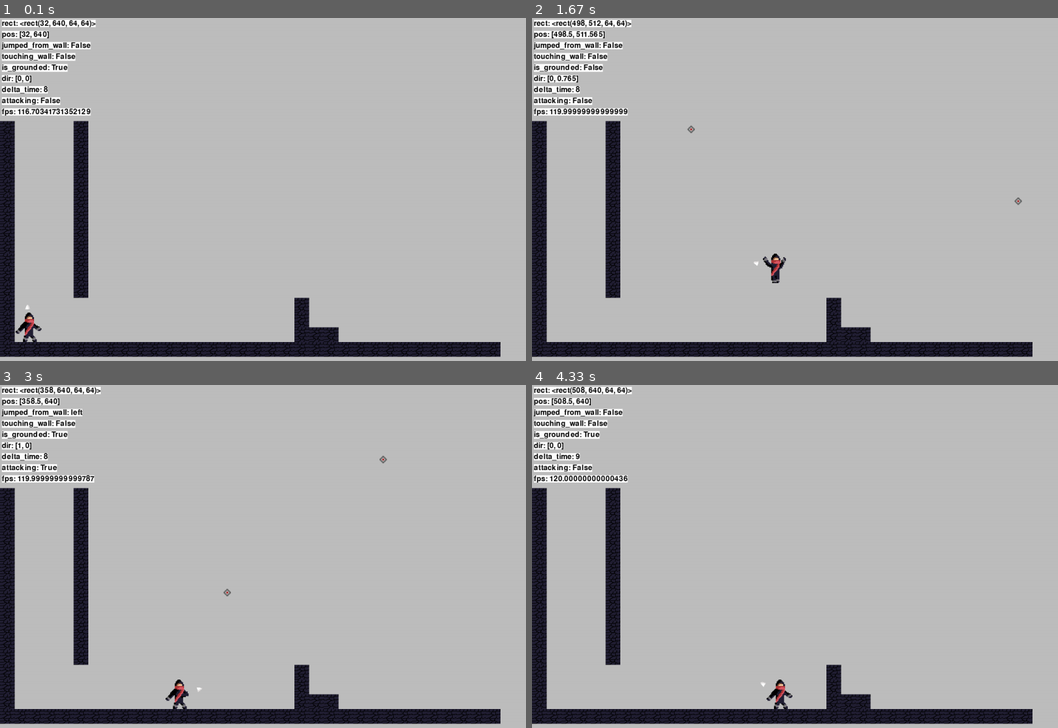
Above: before the commit, frames 1-4 (two rows, left to right).
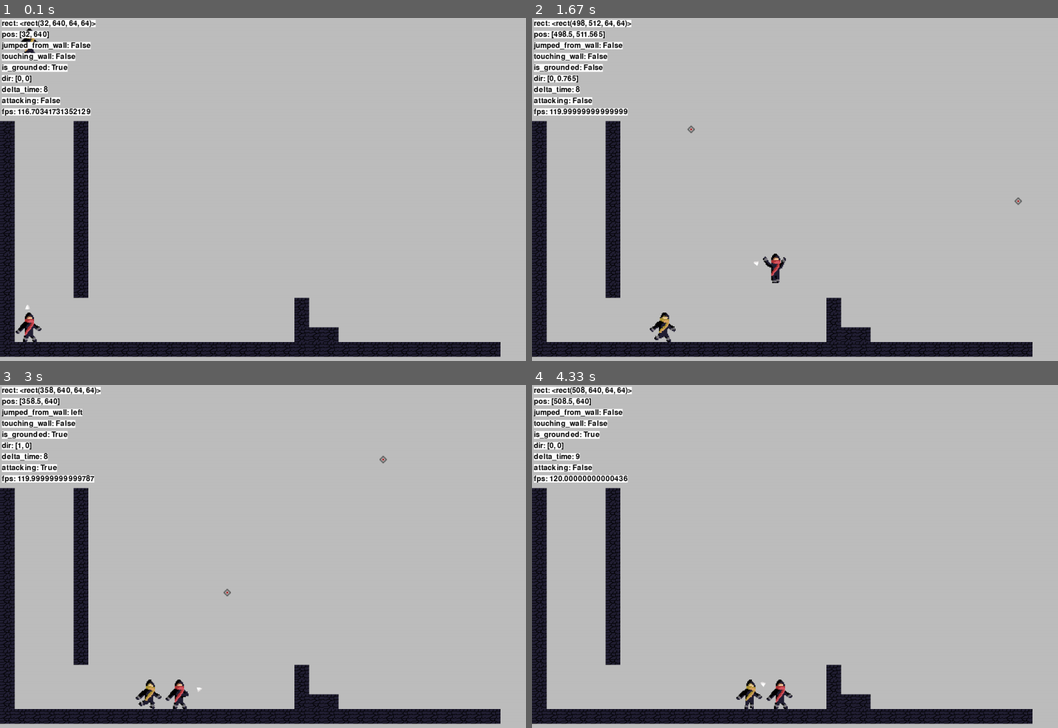
Above: after the commit, the same moments.

Repository: zyxwars/ninja
Game: pygame game, started from main.py
Two runs of this game, one before a commit and one after it. Both use one fixed random seed, a clock stepped at 60 frames per second and the inputs below.
Inputs (mouse positions are in pixels of both pictures, inside the frame that each line leads up to):
- Up to frame 1 (0.1 s): no input
- Up to frame 2 (1.67 s): hold D 0.33-0.8 s; move the mouse to (805, 258) at 0.37 s; click (826, 268) at 0.88 s; hold D 1.17-1.63 s; tap Space at 1.23, 1.53 s; click (684, 240) at 1.25 s
- Up to frame 3 (3 s): hold A 1.67-2.2 s; tap Space at 1.73, 2.03, 2.3, 2.6, 2.73 s; click (110, 539) at 1.75 s; hold A 2.23-2.63 s; click (378, 450) at 2.32 s; hold D from 2.67 s (still down); click (362, 645) at 2.75 s
- Up to frame 4 (4.33 s): tap Space at 3.03, 3.4, 3.7, 3.9, 4.2 s; release D at 3.3 s; hold A 3.33-3.8 s; click (837, 457) at 3.42 s; hold D 3.83-4.3 s; click (616, 594) at 3.92 s

The runs differ from the first frame. In frame 1, less than 0.1% of the frame differs, in the area x 3-8%, y 3-11%; in frame 2, 0.2%, in the area x 22-28%, y 85-95%; in frame 3, 0.2%; in frame 4, 0.2%.

Commit message:
Make animated humanoid class

Diff:
--- a/config.py
+++ b/config.py
@@ -3,15 +3,17 @@
 
 X_WORLD_SHIFT_SPEED = 0.5
 
-# Base Physics Entity
+# Base Humanoid
 SPEED = 0.5
 GRAVITY = 0.005
 JUMP_FORCE = 1.4
 
+# Animated Humanoid
+ANIMATION_SPEED = 0.008
+ATTACK_SPEED = 0.017
+
 # Player
 PLAYER_JUMP_BUFFER = 160
-PLAYER_ANIMATION_SPEED = 0.008
-PLAYER_ATTACK_SPEED = 0.017
 
 # Player projectile
 PROJECTILE_SPEED = 1
--- /dev/null
+++ b/entities/animated_humanoid.py
@@ -0,0 +1,79 @@
+import pygame as pg
+import math
+
+from .base_humanoid import BaseHumanoid
+import shared_data
+import config
+
+
+class AnimatedHumanoid(BaseHumanoid):
+    def __init__(self, rect, animations):
+        super().__init__(rect)
+
+        self.idle_animation = animations['idle']
+        self.attack_animation = animations['attack']
+        self.jump_animation = animations['jump']
+        self.fall_animation = animations['fall']
+        self.run_animation = animations['run']
+        self.push_animation = animations['push']
+        self.wall_slide_animation = animations['wall_slide']
+
+        self.ANIMATION_SPEED = config.ANIMATION_SPEED
+        self.ATTACK_SPEED = config.ATTACK_SPEED
+
+        # Attack speed is directly tied to the attack animation speed
+        self.is_attacking = False
+        self.jumped_from_wall = False
+
+        self.animation = []
+        self.animation_index = 0
+
+    def animate(self):
+        self.animation_speed = self.ANIMATION_SPEED
+
+        last_frame_animation = self.animation
+
+        # Attacking
+        if self.is_attacking:
+            self.animation = self.attack_animation
+            self.animation_speed = self.ATTACK_SPEED
+        # Touching wall
+        elif self.touching_wall:
+            # Running against wall
+            if self.is_grounded:
+                self.animation = self.push_animation
+            # Wall sliding
+            else:
+                self.animation = self.wall_slide_animation
+                # Slow down gravity when player is wallsliding
+                self.dir.y = min(self.dir.y, 0.5)
+        # Running
+        elif self.is_grounded and self.dir.x != 0:
+            self.animation = self.run_animation
+        # Jumping
+        elif self.dir.y < 0:
+            self.animation = self.jump_animation
+        # Falling
+        elif self.dir.y >= 0.5 and not self.is_grounded:
+            self.animation = self.fall_animation
+        # Idle
+        else:
+            self.animation = self.idle_animation
+
+        # Restart animation  when animation state changes
+        # This is required since attack speed is tied to the animation,
+        # animation starting on index > 0 caused the attack cooldown to reset early
+        if last_frame_animation != self.animation:
+            self.animation_index = 0
+
+        if self.animation_index >= len(self.animation):
+            self.animation_index = 0
+            # End attack animation after it played once
+            if self.is_attacking:
+                self.is_attacking = False
+
+        # flip_x = !facing_right, flip image only when not facing right
+        self.image = pg.transform.flip(
+            self.animation[math.floor(self.animation_index)], not self.facing_right, False)
+
+        self.animation_index += self.animation_speed * shared_data.delta_time
--- a/entities/physics_entity.py
+++ b/entities/base_humanoid.py
@@ -4,9 +4,9 @@
 import shared_data
 
 
-class PhysicsEntity(pg.sprite.Sprite):
-    def __init__(self, rect, *args, **kwargs):
-        super().__init__(*args, **kwargs)
+class BaseHumanoid(pg.sprite.Sprite):
+    def __init__(self, rect):
+        super().__init__()
         self.pos = pg.math.Vector2(rect.x, rect.y)
         self.rect = rect
         self.dir = pg.math.Vector2(0, 0)
@@ -33,13 +33,14 @@
                    self.speed * shared_data.delta_time)
         self.collide_horizontal(tiles)
 
+        # Jump force and gravity are directly added to the y dir
         self.apply_gravity()
-        # Jump force and gravity are directly added to the y dir
-        y_speed = self.dir.y * shared_data.delta_time
+
         # FIXME: If delta time is large enough it is possible for y to be bigger than the tile height
         # making the player phase through it
         # 32(tile height) - 1 (added in collision check)
-        self.set_y(self.pos.y + y_speed if y_speed <= 31 else self.pos.y + 31)
+        self.set_y(min(self.pos.y + self.dir.y *
+                   shared_data.delta_time, self.pos.y + 31))
         self.collide_vertical(tiles)
 
         # If dir.x = 0 keep the last direction
--- a/entities/enemies/base_enemy.py
+++ b/entities/enemies/base_enemy.py
@@ -1,33 +1,29 @@
 import pygame as pg
 import math
 
-from ..physics_entity import PhysicsEntity
+from ..animated_humanoid import AnimatedHumanoid
 import config
 import utils
 import shared_data
 
 
-class BaseEnemy(PhysicsEntity):
-    def __init__(self, pos, *args, **kwargs):
+class BaseEnemy(AnimatedHumanoid):
+    def __init__(self, pos, size):
         sheet_parser = utils.SpriteSheetParser(
             __file__, 'assets/enemy_sheet.png')
-        size = (64, 64)
         self.image = pg.Surface(size).convert_alpha()
-        super().__init__(self.image.get_rect(topleft=pos), *args, **kwargs)
+
+        self.animations = {'idle': sheet_parser.load_row((0, 0), 3, size),
+                           'attack': sheet_parser.load_row((0, 1), 4, size),
+                           'jump': sheet_parser.load_row((0, 2), 1, size),
+                           'fall': sheet_parser.load_row((0, 3), 1, size),
+                           'run': sheet_parser.load_row((0, 4), 3, size),
+                           'push': sheet_parser.load_row((0, 5), 3, size),
+                           'wall_slide': sheet_parser.load_row((0, 6), 1, size)}
+
+        super().__init__(self.image.get_rect(topleft=pos), self.animations)
 
         self.speed = config.ENEMY_SPEED
-
-        self.idle_animation = sheet_parser.load_row((0, 0), 3, size)
-        self.attack_animation = sheet_parser.load_row((0, 1), 4, size)
-        # Attack speed is directly tied to the attack animation speed
-        self.is_attacking = False
-        self.jump_animation = sheet_parser.load_row((0, 2), 1, size)
-        self.fall_animation = sheet_parser.load_row((0, 3), 1, size)
-        self.run_animation = sheet_parser.load_row((0, 4), 3, size)
-        self.wall_jump_animation = sheet_parser.load_row((0, 5), 1, size)
-        self.animation = []
-        self.animation_index = 0
-        self.animation_speed = config.PLAYER_ANIMATION_SPEED
 
     def update(self, tiles, player_pos):
         self.dir.x = 0
@@ -42,52 +38,3 @@
 
         self.move(tiles)
         self.animate()
-
-    def animate(self):
-        self.animation_speed = config.PLAYER_ANIMATION_SPEED
-
-        last_frame_animation = self.animation
-
-        # Attacking
-        if self.is_attacking:
-            self.animation = self.attack_animation
-            self.animation_speed = config.PLAYER_ATTACK_SPEED
-        # Running
-        elif self.is_grounded and self.dir.x != 0:
-            self.animation = self.run_animation
-        # Jumping
-        elif self.dir.y < 0:
-            if self.touching_wall:
-                self.animation = self.wall_jump_animation
-            else:
-                self.animation = self.jump_animation
-        # Touching wall
-        elif self.touching_wall:
-            if self.is_grounded:
-                pass
-            else:
-                pass
-        # Falling
-        elif self.dir.y >= 0.5 and not self.is_grounded:
-            self.animation = self.fall_animation
-        # Idle
-        else:
-            self.animation = self.idle_animation
-
-        # Restart animation  when animation state changes
-        # This is required since attack speed is tied to the animation,
-        # animation starting on index > 0 caused the attack cooldown to reset early
-        if last_frame_animation != self.animation:
-            self.animation_index = 0
-
-        if self.animation_index >= len(self.animation):
-            self.animation_index = 0
-            # End attack animation after it played once
-            if self.is_attacking:
-                self.is_attacking = False
-
-        # flip_x = !facing_right, flip image only when not facing right
-        self.image = pg.transform.flip(
-            self.animation[math.floor(self.animation_index)], not self.facing_right, False)
-
-        self.animation_index += self.animation_speed * shared_data.delta_time
--- a/entities/player/player.py
+++ b/entities/player/player.py
@@ -6,31 +6,25 @@
 from utils import debug
 import utils
 import shared_data
-from ..physics_entity import PhysicsEntity
+from ..animated_humanoid import AnimatedHumanoid
 
 
-class Player(PhysicsEntity):
+class Player(AnimatedHumanoid):
     def __init__(self, pos, size):
         sheet_parser = utils.SpriteSheetParser(
             __file__, 'assets/player_sheet.png')
         self.image = pg.Surface(size).convert_alpha()
 
-        super().__init__(self.image.get_rect(topleft=pos))
+        self.animations = {'idle': sheet_parser.load_row((0, 0), 3, size),
+                           'attack': sheet_parser.load_row((0, 1), 4, size),
+                           'jump': sheet_parser.load_row((0, 2), 1, size),
+                           'fall': sheet_parser.load_row((0, 3), 1, size),
+                           'run': sheet_parser.load_row((0, 4), 3, size),
+                           'push': sheet_parser.load_row((0, 5), 3, size),
+                           'wall_slide': sheet_parser.load_row((0, 6), 1, size)}
 
-        self.idle_animation = sheet_parser.load_row((0, 0), 3, size)
-        self.attack_animation = sheet_parser.load_row((0, 1), 4, size)
-        # Attack speed is directly tied to the attack animation speed
-        self.is_attacking = False
-        self.jump_animation = sheet_parser.load_row((0, 2), 1, size)
-        self.fall_animation = sheet_parser.load_row((0, 3), 1, size)
-        self.run_animation = sheet_parser.load_row((0, 4), 3, size)
-        self.push_animation = sheet_parser.load_row((0, 5), 3, size)
-        self.wall_jump_animation = sheet_parser.load_row((0, 6), 1, size)
-        self.animation = []
-        self.animation_index = 0
-        self.animation_speed = config.PLAYER_ANIMATION_SPEED
+        super().__init__(self.image.get_rect(topleft=pos), self.animations)
 
-        self.jumped_from_wall = False
         self.crosshair = pg.sprite.GroupSingle(Crosshair())
 
     def debug(self):
@@ -95,51 +89,3 @@
             return
 
         super().jump()
-
-    def animate(self):
-        self.animation_speed = config.PLAYER_ANIMATION_SPEED
-
-        last_frame_animation = self.animation
-
-        # Attacking
-        if self.is_attacking:
-            self.animation = self.attack_animation
-            self.animation_speed = config.PLAYER_ATTACK_SPEED
-        # Touching wall
-        elif self.touching_wall:
-            # Running against wall
-            if self.is_grounded:
-                self.animation = self.push_animation
-            # Wall jumping
-            else:
-                self.animation = self.wall_jump_animation
-        # Running
-        elif self.is_grounded and self.dir.x != 0:
-            self.animation = self.run_animation
-        # Jumping
-        elif self.dir.y < 0:
-            self.animation = self.jump_animation
-        # Falling
-        elif self.dir.y >= 0.5 and not self.is_grounded:
-            self.animation = self.fall_animation
-        # Idle
-        else:
-            self.animation = self.idle_animation
-
-        # Restart animation  when animation state changes
-        # This is required since attack speed is tied to the animation,
-        # animation starting on index > 0 caused the attack cooldown to reset early
-        if last_frame_animation != self.animation:
-            self.animation_index = 0
-
-        if self.animation_index >= len(self.animation):
-            self.animation_index = 0
-            # End attack animation after it played once
-            if self.is_attacking:
-                self.is_attacking = False
-
-        # flip_x = !facing_right, flip image only when not facing right
-        self.image = pg.transform.flip(
-            self.animation[math.floor(self.animation_index)], not self.facing_right, False)
-
-        self.animation_index += self.animation_speed * shared_data.delta_time
--- a/level/level.py
+++ b/level/level.py
@@ -25,7 +25,7 @@
                         self.player.add(
                             Player((col_index * 32, row_index*32), (64, 64)))
 
-        # self.enemies.add(BaseEnemy((50, 0)))
+        self.enemies.add(BaseEnemy((50, 0), (64, 64)))
 
     def update(self):
         self.tiles.draw(self.surface)
Binary file changed: entities/enemies/assets/enemy_sheet.png
Not shown, changed: TODO.md
